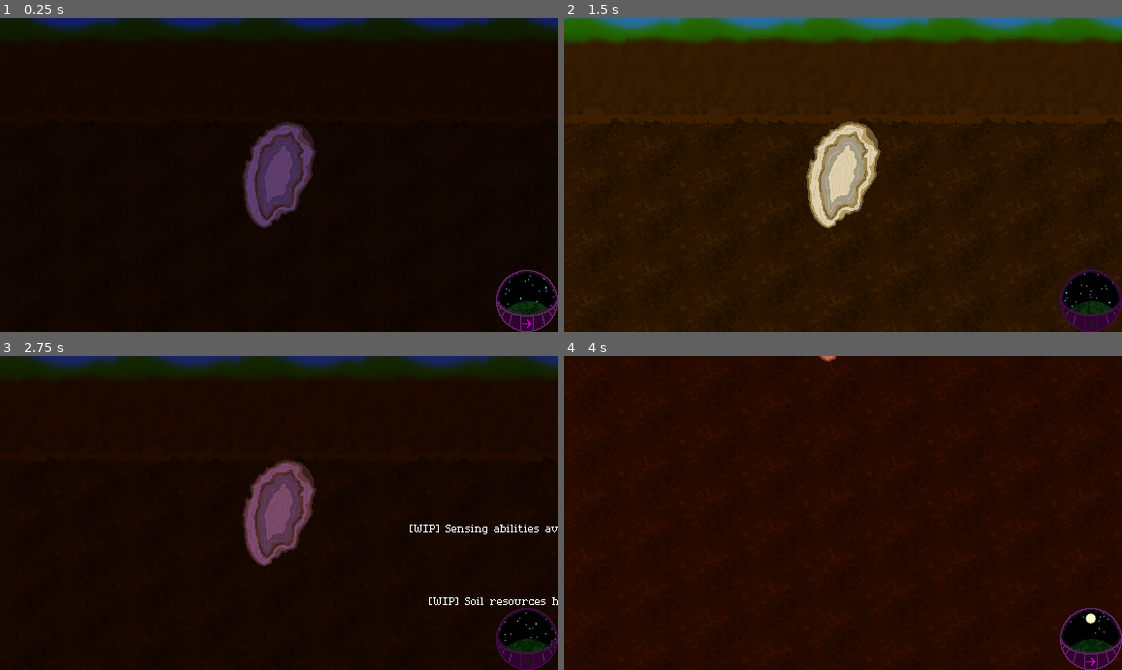
Above: before the commit, frames 1-4 (two rows, left to right).
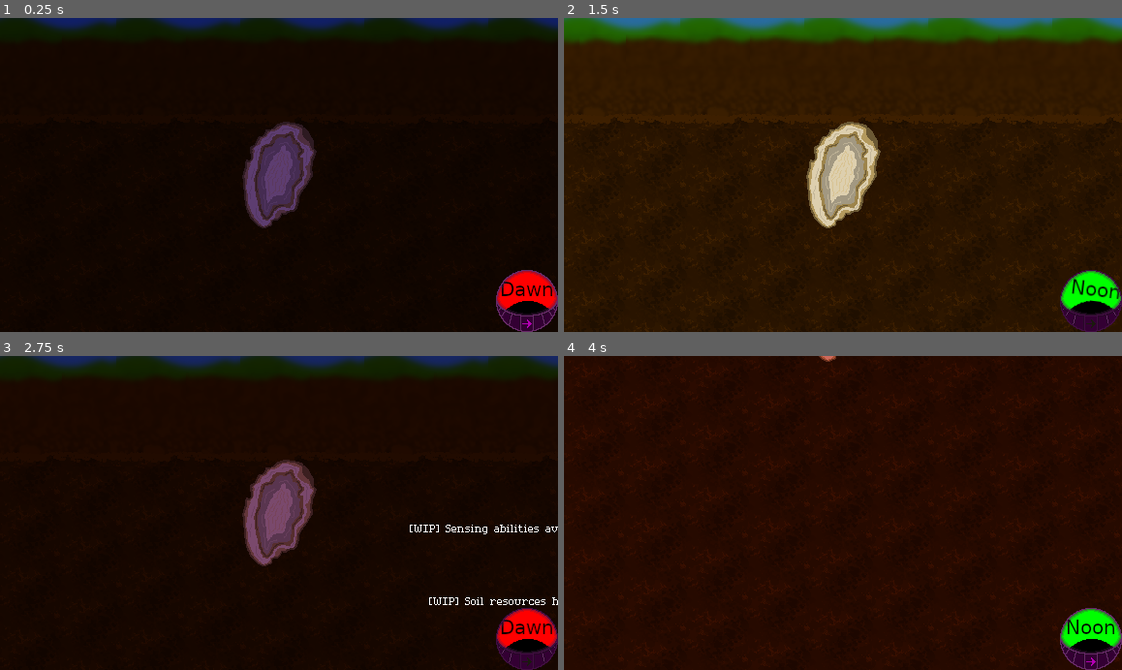
Above: after the commit, the same moments.

Repository: dragonryan06/trellis
Game: Godot game, scene res://test_world.tscn
The game is run twice, just before and just after one commit, with the same random seed, the same clock (stepped at 60 frames per second) and the same inputs.
Inputs (mouse positions are in pixels of both pictures, inside the frame that each line leads up to):
- Up to frame 1 (0.25 s): no input
- Up to frame 2 (1.5 s): click (1088, 300) at 0.5 s; click (1088, 300) at 1.25 s
- Up to frame 3 (2.75 s): click (524, 638) at 2 s
- Up to frame 4 (4 s): move the mouse to (965, 497) at 2.77 s; hold Down (camera_pan_down) 2.78-3.5 s; click (965, 497) at 2.92 s; drag from (731, 528) to (815, 575) at 3.52 s

The runs differ from the first frame. In frame 1, 1.1% of the frame differs, in the area x 89-100%, y 80-95%; in frame 2, 1.1%; in frame 3, 1.1%; in frame 4, 1.1%.

Commit message:
Prototype time of day indicator spinning

Diff:
--- a/growing/ui/branch_handle.tscn
+++ b/growing/ui/branch_handle.tscn
@@ -137,8 +137,7 @@
 [node name="AnimatedSprite2D" type="AnimatedSprite2D" parent="." unique_id=1457392358]
 material = SubResource("CanvasItemMaterial_q38kt")
 sprite_frames = SubResource("SpriteFrames_s02dw")
-animation = &"invalid"
-autoplay = "active"
+autoplay = "default"
 
 [node name="PointLight2D" type="PointLight2D" parent="." unique_id=410855301]
 enabled = false
--- a/hud/next_turn_button.gd
+++ b/hud/next_turn_button.gd
@@ -1,4 +1,11 @@
 extends Button
+
+const ATLAS_REGIONS := {
+	"Dawn": Rect2(0, 0, 128, 128),
+	"Noon": Rect2(128, 0, 128, 128),
+	"Dusk": Rect2(0, 128, 128, 128),
+	"Night": Rect2(128, 128, 128, 128)
+}
 
 var _pressed_played_once := false
 
@@ -8,12 +15,24 @@
 	$AnimatedSprite2D.play(&"disabled" if state else &"default")
 
 func _ready() -> void:
-	GameState.next_phase.connect(
-		func(): tooltip_text = "%s %d" % [GameState.phase_name, GameState.turn_number]
-	)
+	GameState.next_phase.connect(_on_next_phase)
 
-func _process(delta: float) -> void:
-	$SubViewportContainer/SubViewport/Icon.rotation += 0.01
+func _on_next_phase() -> void:
+	tooltip_text = "%s %d" % [GameState.phase_name, GameState.turn_number]
+
+	var sprite = $SubViewportContainer/SubViewport/TimeOfDay
+	var spin = func():
+		var tween = get_tree().create_tween().set_trans(Tween.TRANS_SPRING)
+		tween.tween_property(sprite, ^"rotation", PI, 1.0)
+		await tween.finished
+		sprite.rotation = 0.0
+	await spin.call()
+
+	if (GameState.phase_name == "Dawn"):
+		sprite.texture.region = ATLAS_REGIONS["Night"]
+		await spin.call()
+
+	sprite.texture.region = ATLAS_REGIONS[GameState.phase_name]
 
 func _on_mouse_entered() -> void:
 	$AnimatedSprite2D.play(&"hover")
--- a/hud/next_turn_button.tscn
+++ b/hud/next_turn_button.tscn
@@ -3,7 +3,7 @@
 [ext_resource type="Texture2D" uid="uid://dyn7pvia170av" path="res://hud/turn_indicator.png" id="1_by1wf"]
 [ext_resource type="Shader" uid="uid://bppuj1cw7qx3m" path="res://hud/circle_mask.gdshader" id="2_boec7"]
 [ext_resource type="Script" uid="uid://qttdus02d156" path="res://hud/next_turn_button.gd" id="2_r64sh"]
-[ext_resource type="Texture2D" uid="uid://bqmk7w2ija2tp" path="res://hud/stars.png" id="4_boec7"]
+[ext_resource type="Texture2D" uid="uid://dqe2fqnslia43" path="res://hud/times_of_day.png" id="3_boec7"]
 
 [sub_resource type="InputEventKey" id="InputEventKey_boec7"]
 device = -1
@@ -14,6 +14,10 @@
 
 [sub_resource type="ShaderMaterial" id="ShaderMaterial_ht4nn"]
 shader = ExtResource("2_boec7")
+
+[sub_resource type="AtlasTexture" id="AtlasTexture_blr4a"]
+atlas = ExtResource("3_boec7")
+region = Rect2(0, 0, 128, 128)
 
 [sub_resource type="AtlasTexture" id="AtlasTexture_boec7"]
 atlas = ExtResource("1_by1wf")
@@ -202,9 +206,9 @@
 size = Vector2i(64, 64)
 render_target_update_mode = 4
 
-[node name="Icon" type="Sprite2D" parent="SubViewportContainer/SubViewport" unique_id=1760147962]
+[node name="TimeOfDay" type="Sprite2D" parent="SubViewportContainer/SubViewport" unique_id=1760147962]
 position = Vector2(33, 64)
-texture = ExtResource("4_boec7")
+texture = SubResource("AtlasTexture_blr4a")
 
 [node name="AnimatedSprite2D" type="AnimatedSprite2D" parent="." unique_id=208264487]
 sprite_frames = SubResource("SpriteFrames_r64sh")
Binary file added: hud/times_of_day.png
Not shown, added: hud/times_of_day.png.import
